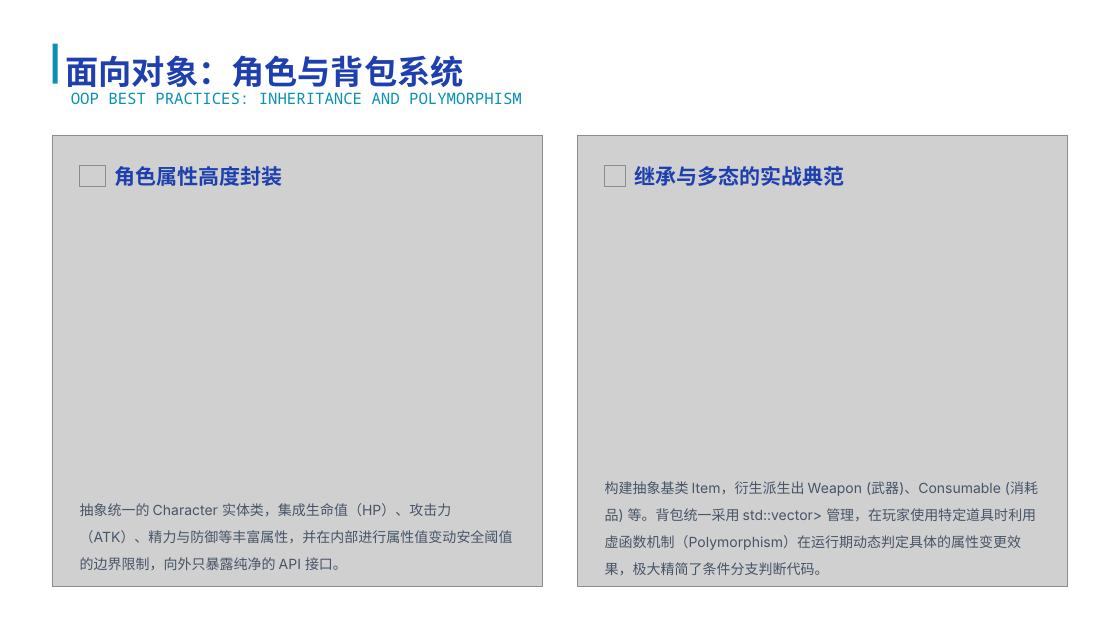
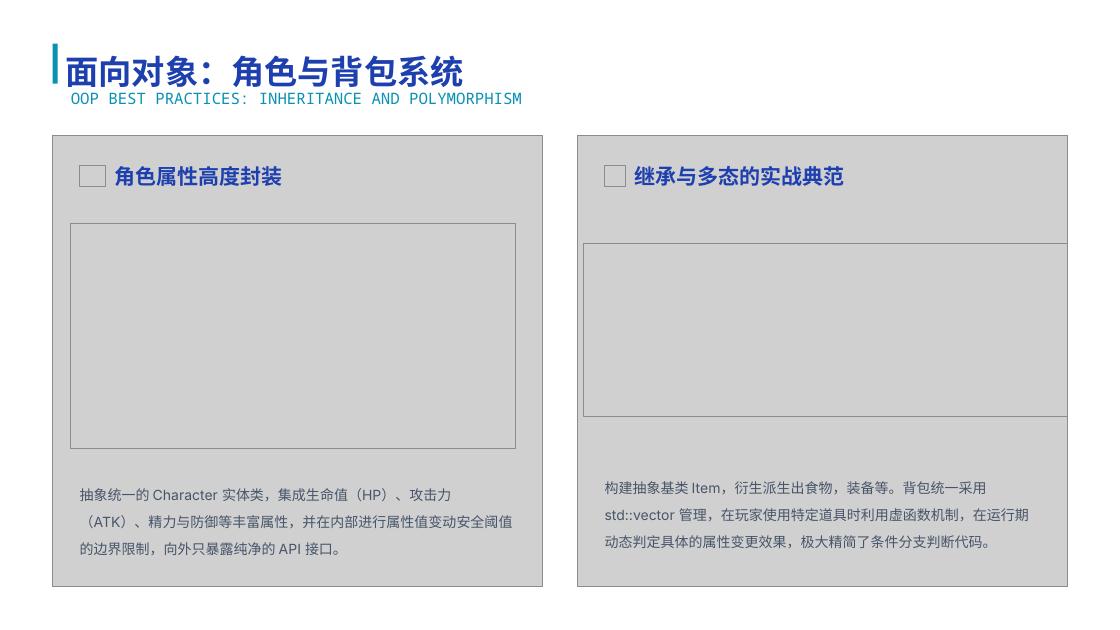
Before and after one commit to luqie0106/CampusRPG_Simultaneously, a slide deck: slide 7 of 校园RPG：大学生存物语项目答辩.pptx. Drawn at 1120x630 pixels with LibreOffice and Linux fonts; fonts in the diff are those of the drawing; grey boxes stand for pictures; background and template pictures are left out. Boxes give left, top, right and bottom in pixels: in the first picture for what was removed or moved away, otherwise in the second. Text is boxed around its words. In the diff, an @@ line names an element or a change of style, - is before the commit and + after.

```diff
--- a/校园RPG：大学生存物语项目答辩.pptx
+++ b/校园RPG：大学生存物语项目答辩.pptx
@@ picture added at (71, 223, 515, 449) @@
@@ picture added at (583, 244, 1068, 417) @@
@@ text "抽象统一的 Character 实体类，集成生命值（HP）、攻击力（ATK）、精力与防御等丰富属性，并在内部进行属性值变 ...": place and size @@
-text "抽象统一的 Character 实体类，集成生命值（HP）、攻击力（ATK）、精力与防御等丰富属性，并在内部进行属性值变 ..." at (80, 503, 513, 570)
+text "抽象统一的 Character 实体类，集成生命值（HP）、攻击力（ATK）、精力与防御等丰富属性，并在内部进行属性值变 ..." at (80, 488, 513, 555)
@@ text at (605, 481, 1029, 548): text changed @@
-构建抽象基类 Item，衍生派生出 Weapon (武器)、Consumable (消耗品) 等。背包统一采用 std::vector> 管理，在玩家使用特定道具时利用虚函数机制（Polymorphism）在运行期动态判定具体的属性变更效果，极大精简了条件分支判断代码。
+构建抽象基类 Item，衍生派生出食物，装备等。背包统一采用 std::vector 管理，在玩家使用特定道具时利用虚函数机制，在运行期动态判定具体的属性变更效果，极大精简了条件分支判断代码。
```
Also in this commit, not shown: 10 other slides changed, 1 slide added, 2 slides removed.
